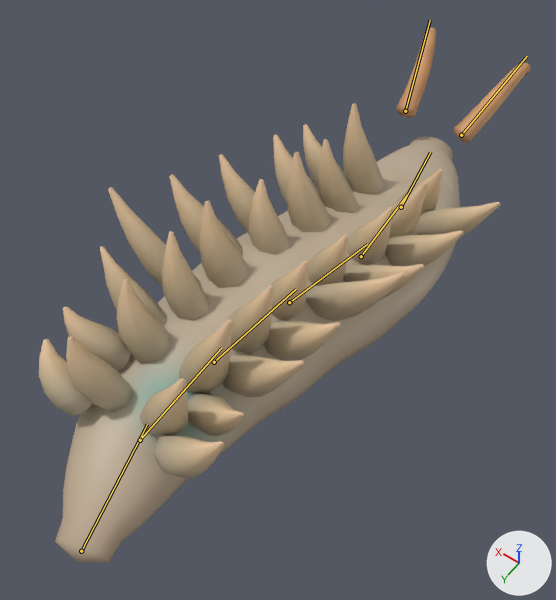
One commit to the glTF model assets/creatures/oil_slug/oil_slug.glb: the scene before it, then after it.
The view is the same before and after, from a camera (50 mm lens) standing at (-0.403, 0.711, 1.074) and looking at (0.043, 0.086, 0.093). The axes (+X, +Y, +Z) are drawn at lower right. The lights are the same throughout. The first picture is the older version. Both versions are drawn at frame 2 of the action 'hit_b'; the numbers are the values there. The bones that change, and the others that lie on the model, are drawn over the model as lines.

Names of what the first picture shows: 'oil_slug'.
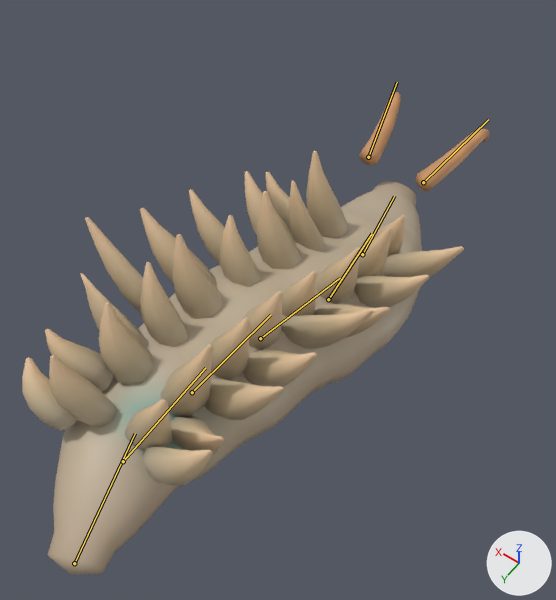
Changed parts and their boxes (x1, y1, x2, y2) in the pictures (556 x 600 px):
'oil_slug', posed (10% shorter): before (39, 27, 530, 563); after (22, 92, 490, 574)
bone 'spine0', root to tip: before (81, 551) to (147, 424); after (74, 563) to (135, 433)
bone 'spine1', root to tip: before (140, 440) to (221, 348); after (123, 461) to (205, 368)
bone 'spine2', root to tip: before (214, 362) to (296, 289); after (192, 392) to (271, 314)
bone 'spine3', root to tip: before (289, 302) to (367, 244); after (260, 338) to (340, 278)
bone 'spine4', root to tip: before (361, 256) to (407, 195); after (328, 299) to (372, 233)
bone 'spine5', root to tip: before (401, 207) to (430, 152); after (362, 254) to (394, 196)
bone 'horn_l', root to tip: before (405, 111) to (430, 20); after (368, 157) to (397, 82)
bone 'horn_r', root to tip: before (461, 135) to (527, 56); after (423, 182) to (488, 119)

Diff of the bpy script that builds the scene:
```diff
--- a/assets/creatures/oil_slug/oil_slug.glb.py
+++ b/assets/creatures/oil_slug/oil_slug.glb.py
@@ bone_spine0 @@
 bone_spine0 = bpy.data.objects['Armature'].pose.bones['spine0']  # child of 'root'
-bone_spine0.location = (0.003, -0.021, -0.013)
-bone_spine0.rotation_quaternion = (0.999, -0.019, 0.002, 0.03)  # degrees (-2, 0, 3)
+bone_spine0.location = (0.006, -0.036, -0.022)
+bone_spine0.rotation_quaternion = (0.998, -0.032, 0.003, 0.052)  # degrees (-4, 1, 6)
@@ bone_spine1 @@
 bone_spine1 = bpy.data.objects['Armature'].pose.bones['spine1']  # child of 'spine0'
-bone_spine1.location = (0.0, -0.021, 0.013)
-bone_spine1.rotation_quaternion = (0.999, 0.0, -0.001, 0.035)  # degrees (0, 0, 4)
+bone_spine1.location = (0.0, -0.036, 0.022)
+bone_spine1.rotation_quaternion = (0.998, 0.0, -0.002, 0.061)  # degrees (0, 0, 7)
@@ bone_spine2 @@
 bone_spine2 = bpy.data.objects['Armature'].pose.bones['spine2']  # child of 'spine1'
-bone_spine2.location = (0.002, -0.02, -0.014)
-bone_spine2.rotation_quaternion = (0.999, 0.005, 0.001, 0.035)  # degrees (1, 0, 4)
+bone_spine2.location = (0.003, -0.035, -0.024)
+bone_spine2.rotation_quaternion = (0.998, 0.009, 0.001, 0.061)  # degrees (1, 0, 7)
@@ bone_spine3 @@
 bone_spine3 = bpy.data.objects['Armature'].pose.bones['spine3']  # child of 'spine2'
-bone_spine3.location = (0.006, -0.02, -0.013)
-bone_spine3.rotation_quaternion = (0.999, 0.005, 0.001, -0.035)  # degrees (1, 0, -4)
+bone_spine3.location = (0.01, -0.034, -0.023)
+bone_spine3.rotation_quaternion = (0.998, 0.009, 0.001, -0.061)  # degrees (1, 0, -7)
@@ bone_spine4 @@
 bone_spine4 = bpy.data.objects['Armature'].pose.bones['spine4']  # child of 'spine3'
-bone_spine4.location = (0.0, -0.02, 0.014)
-bone_spine4.rotation_quaternion = (0.999, 0.0, -0.001, -0.035)  # degrees (0, 0, -4)
+bone_spine4.location = (0.0, -0.034, 0.025)
+bone_spine4.rotation_quaternion = (0.998, 0.0, -0.002, -0.061)  # degrees (0, 0, -7)
@@ bone_spine5 @@
 bone_spine5 = bpy.data.objects['Armature'].pose.bones['spine5']  # child of 'spine4'
-bone_spine5.location = (-0.011, -0.019, -0.01)
-bone_spine5.rotation_quaternion = (0.999, -0.019, 0.002, -0.03)  # degrees (-2, 0, -3)
+bone_spine5.location = (-0.019, -0.033, -0.018)
+bone_spine5.rotation_quaternion = (0.998, -0.032, 0.003, -0.052)  # degrees (-4, 0, -6)
@@ bone_horn_l @@
 bone_horn_l = bpy.data.objects['Armature'].pose.bones['horn_l']  # child of 'spine5'
-bone_horn_l.rotation_quaternion = (0.966, 0.213, 0.052, -0.076)  # degrees (24, 8, -7)
+bone_horn_l.rotation_quaternion = (0.915, 0.365, 0.089, -0.13)  # degrees (42, 15, -10)
@@ bone_horn_r @@
 bone_horn_r = bpy.data.objects['Armature'].pose.bones['horn_r']  # child of 'spine5'
-bone_horn_r.rotation_quaternion = (0.966, 0.213, -0.052, 0.076)  # degrees (24, -8, 7)
+bone_horn_r.rotation_quaternion = (0.915, 0.365, -0.089, 0.13)  # degrees (42, -15, 10)
```
